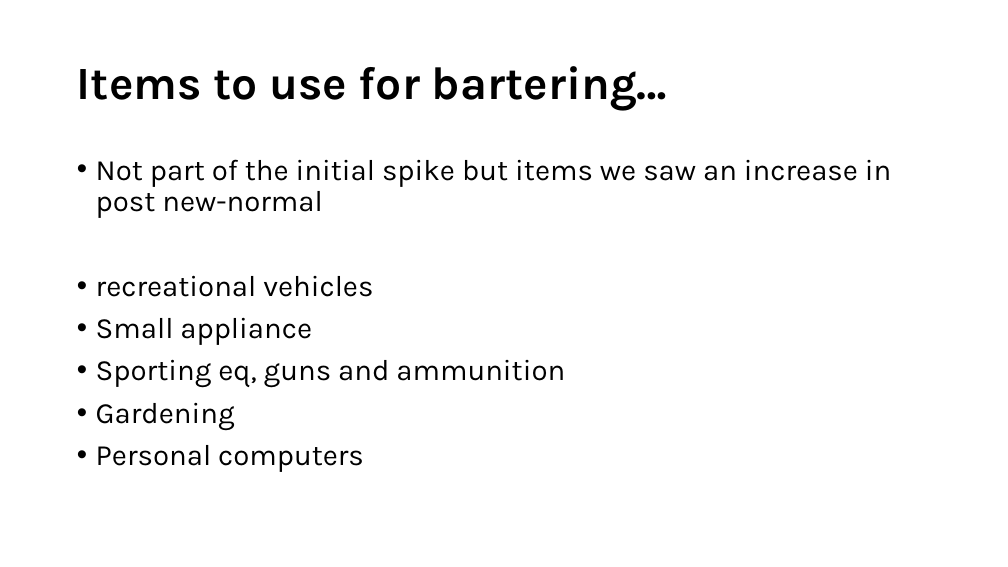
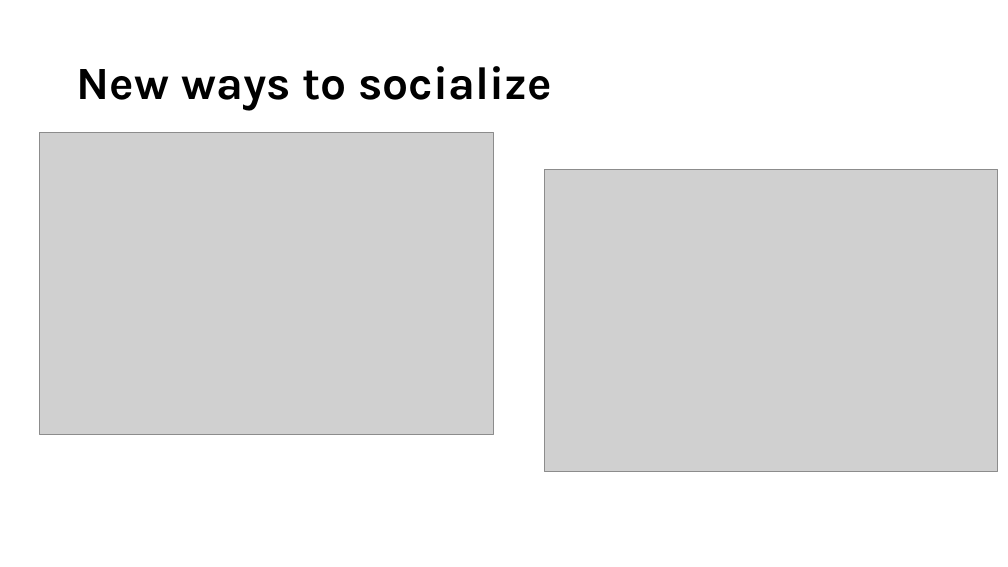
Before and after one commit to staceywai/bootcamp-project, a slide deck: slide 9 of Final Presentation/Bootcamp-Project-1.pptx. Drawn at 1008x567 pixels with LibreOffice and Linux fonts; fonts in the diff are those of the drawing; grey boxes stand for pictures. Boxes give left, top, right and bottom in pixels: in the first picture for what was removed or moved away, otherwise in the second. Text is boxed around its words. In the diff, an @@ line names an element or a change of style, - is before the commit and + after.

```diff
--- a/Final Presentation/Bootcamp-Project-1.pptx
+++ b/Final Presentation/Bootcamp-Project-1.pptx
@@ title at (77,66,552,110): text changed @@
-Items to use for bartering…
+New ways to socialize
@@ picture added at (40,132,494,435) @@
@@ text removed at (96,159,891,472) @@
-• Not part of the initial spike but items we saw an increase in post new-normal
-• recreational vehicles
-• Small appliance
-• Sporting eq, guns and ammunition
-• Gardening
-• Personal computers
@@ picture added at (544,169,998,472) @@
```
Also in this commit, not shown: 1 other slide changed, 1 slide added, 1 slide removed.
